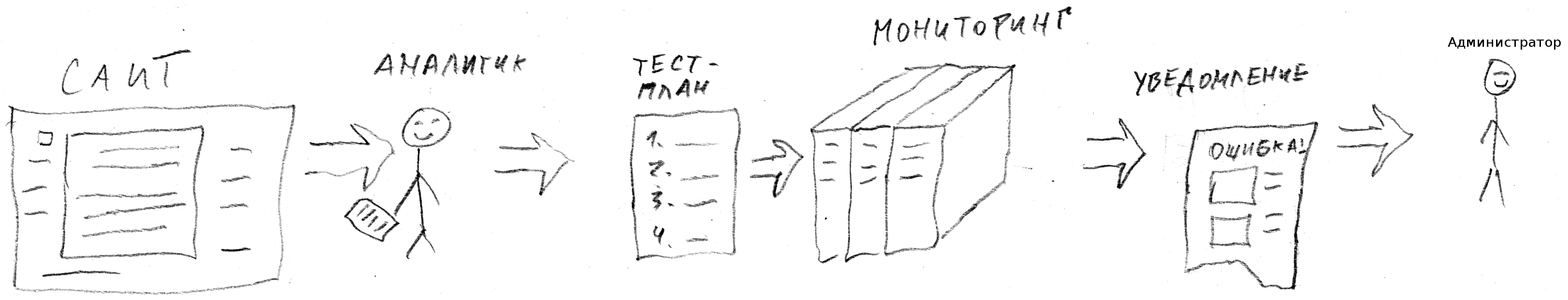
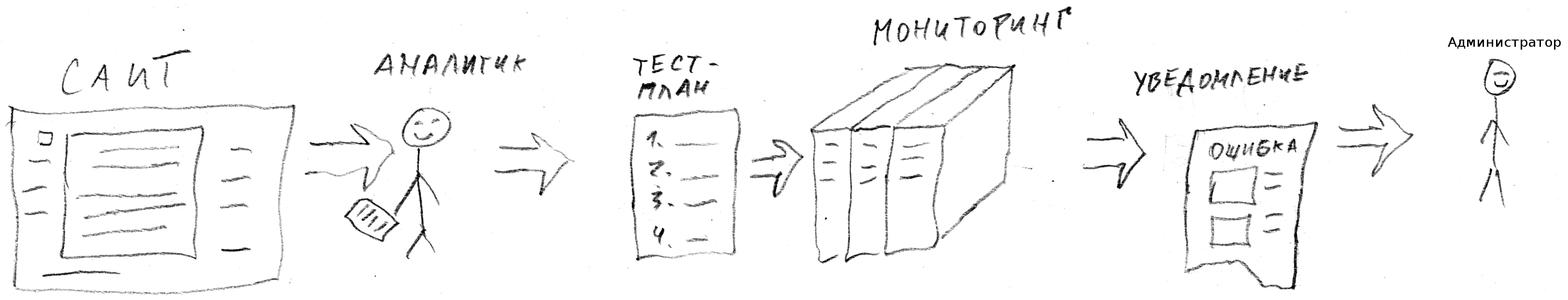
Layers edited between the first and the second 1568px x 300px image:
painted on "descr1.png" over [1298, 138, 1307, 155]
